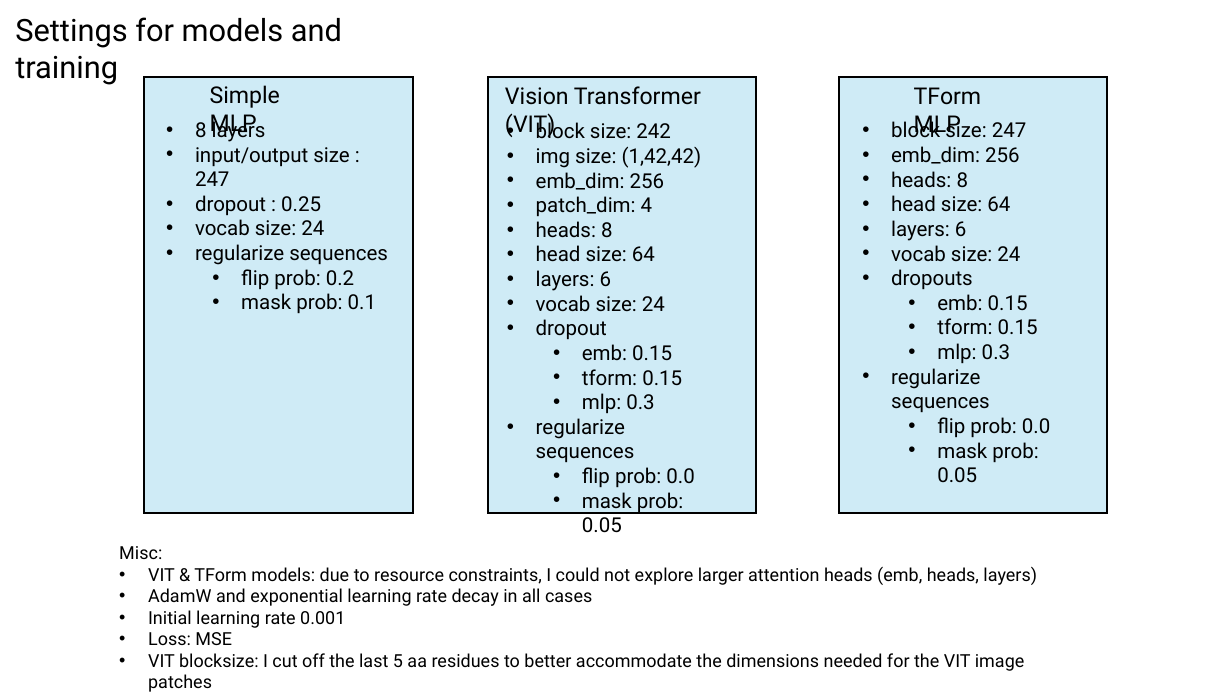
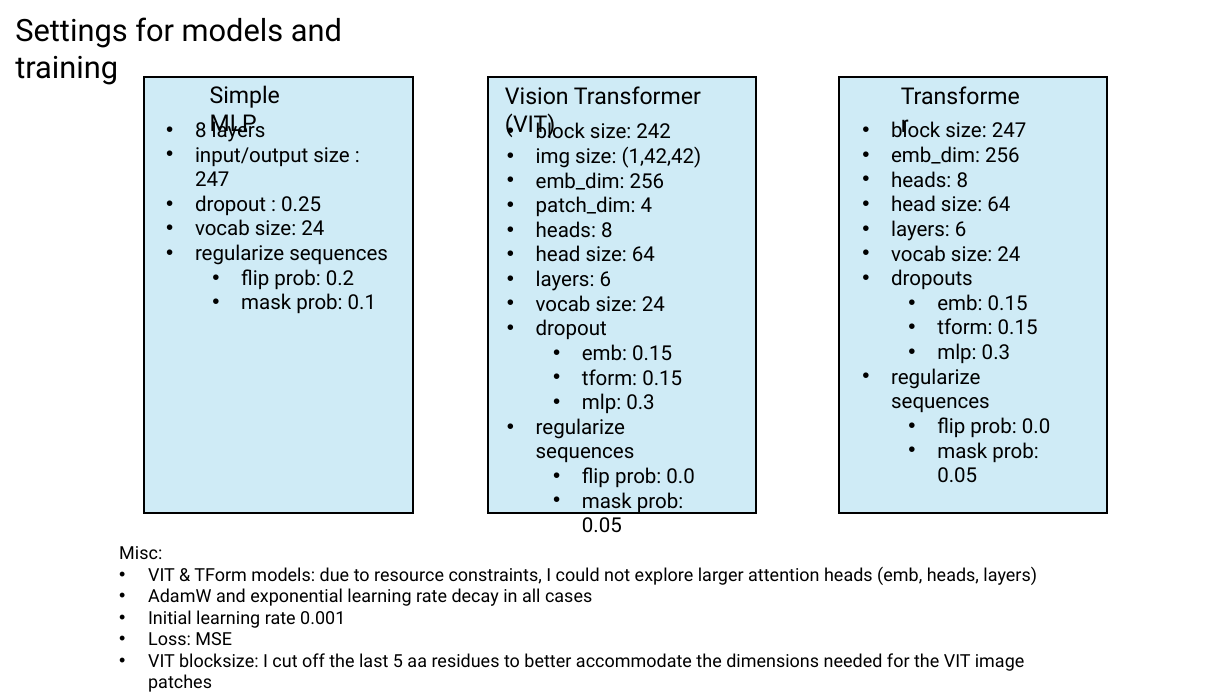
Before and after one commit to planaria158/BERT-antibody-antigen-binding-energy, a slide deck: slide 11 of Homework-aAlphaBio.pptx (slide 10 before the commit). Drawn at 1232x693 pixels with LibreOffice and Linux fonts; fonts in the diff are those of the drawing. Boxes give left, top, right and bottom in pixels: in the first picture for what was removed or moved away, otherwise in the second. Text is boxed around its words. In the diff, an @@ line names an element or a change of style, - is before the commit and + after.

```diff
--- a/Homework-aAlphaBio.pptx
+++ b/Homework-aAlphaBio.pptx
@@ text at box(574, 86, 701, 105): text changed @@
-TForm MLP
+Transformer
```
Also in this commit, not shown: 11 other slides changed, 3 slides added, 1 other file.
